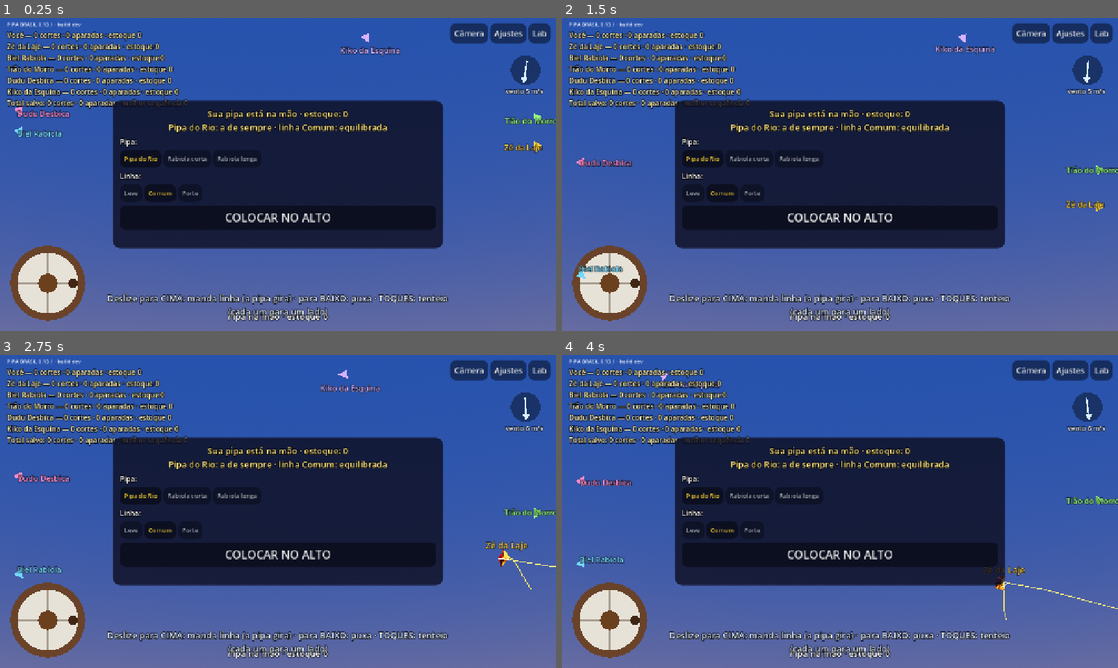
Above: before the commit, frames 1-4 (two rows, left to right).
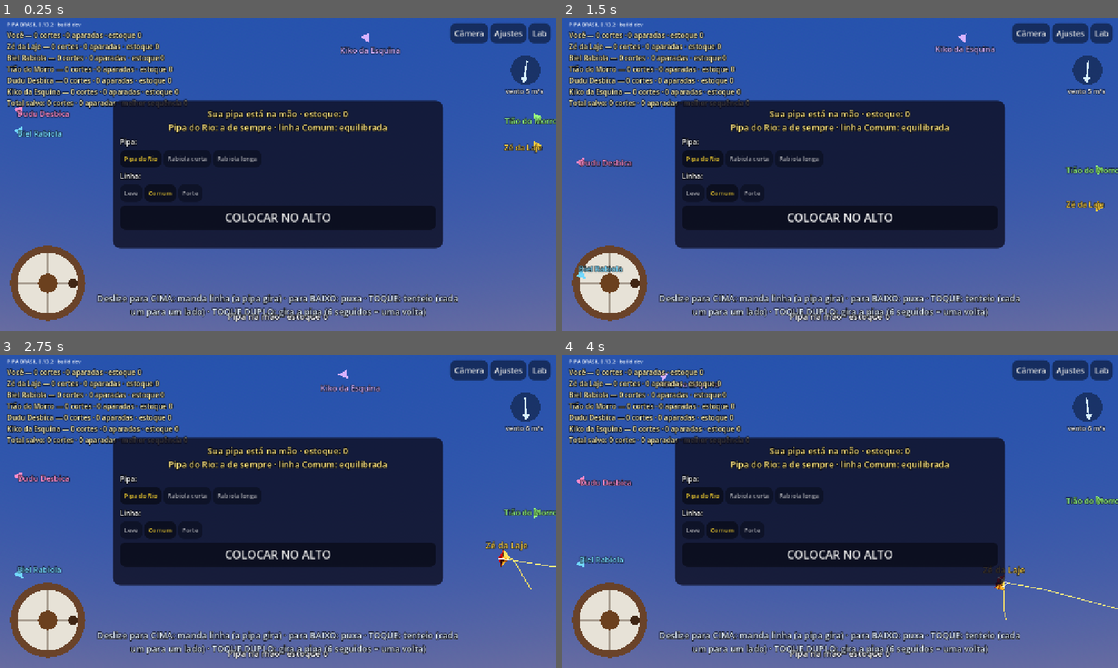
Above: after the commit, the same moments.

Repository: lucaskaeller201-ui/Pipa-Brasil
Game: Godot game, scene res://scenes/main/main.tscn
Two runs of this game, one before a commit and one after it. Both use one fixed random seed, a clock stepped at 60 frames per second and the inputs below.
Inputs (mouse positions are in pixels of both pictures, inside the frame that each line leads up to):
- Up to frame 1 (0.25 s): no input
- Up to frame 2 (1.5 s): tap Enter at 0.5 s; move the mouse to (962, 158) at 0.52 s; hold Right 0.53-1.25 s; tap Z at 0.6 s; click (962, 158) at 0.67 s; tap Space at 0.77 s; drag from (728, 190) to (812, 237) at 1.27 s
- Up to frame 3 (2.75 s): move the mouse to (333, 442) at 2.02 s; hold Right from 2.03 s (still down); tap Q at 2.1 s
- Up to frame 4 (4 s): release Right at 2.75 s; drag from (812, 574) to (673, 464) at 2.77 s; move the mouse to (1006, 558) at 3.52 s; hold A from 3.53 s (still down); tap Z at 3.6 s; tap Space at 3.77 s

The runs differ from the first frame. In frame 1, 2.3% of the frame differs, in the area x 9-83%, y 1-96%; in frame 2, 2.3%; in frame 3, 2.3%; in frame 4, 2.3%.

Commit message:
0.13.2: tenteio como antes; toque duplo dá a volta (D-039)
Co-Authored-By: Claude Opus 5.5 <noreply@anthropic.com>
Claude-Session: https://claude.ai/code/session_01VcBVPpGPHbKMkWY2F5CwiY

Diff:
--- a/game/match/livre.gd
+++ b/game/match/livre.gd
@@ -58,11 +58,16 @@
 var _embalo := 0.0              # m/s de linha ainda saindo pelo embalo da carretilha
 var _toque_ate := -1.0          # até quando a mão recolhe a folga do desbico
 var _ultimo_lado := 1.0         # lado do último tenteio
-var _ultimo_toque := -99.0      # instante do último tenteio (s)
-## Toques seguidos (menos que isso entre eles) continuam girando para o mesmo
-## lado: dá a volta de 360° com a pipa. Com pausa, o próximo vai para o outro
-## lado (desbica da esquerda para a direita). D-038.
-const TOQUE_SEGUIDO_S := 0.45
+var _ultimo_toque := -99.0      # instante do último toque (s)
+var _ultimo_duplo := -99.0      # instante do último toque duplo (s)
+var _sentido_volta := 0.0       # sentido do giro na volta com a pipa
+## Tenteio (D-039), como no Pipa Combate:
+## - toque simples: cada toque para um lado (desbica da esquerda para a direita);
+## - toque DUPLO (dois toques rápidos): a pipa continua girando no mesmo
+##   sentido; uns 6 toques duplos seguidos dão a volta inteira (360°).
+const TOQUE_DUPLO_S := 0.3      ## s entre os dois toques do toque duplo
+const VOLTA_SEGUE_S := 0.9      ## s: toque duplo logo depois de outro continua a volta
+const VOLTA_SEGUNDO_TOQUE := 0.1   ## o 2º toque do duplo é só um empurrãozinho
 
 # interface
 var _placar: Label
@@ -296,16 +301,29 @@
 		d["puxou"] = true   # este dedo é de puxar (enquanto estiver na tela)
 
 
-## Tenteio pelo toque: seguido do anterior, mesmo lado (dá a volta); depois de
-## uma pausa, troca de lado.
+## Tenteio pelo toque (D-039): toque simples alterna o lado; o toque duplo
+## continua girando no mesmo sentido (vários seguidos dão a volta).
 func _tentear() -> void:
 	var agora := Time.get_ticks_msec() / 1000.0
-	var lado := _ultimo_lado if agora - _ultimo_toque < TOQUE_SEGUIDO_S else -_ultimo_lado
+	var eu := modo.you()
+	if eu == null:
+		return
+	if agora - _ultimo_toque < TOQUE_DUPLO_S:
+		# 2º toque do duplo: empurrãozinho no mesmo sentido do 1º.
+		_ultimo_toque = -99.0
+		_ultimo_duplo = agora
+		_sentido_volta = eu.kite.kick_sign
+		_desbicar(_ultimo_lado, _sentido_volta, VOLTA_SEGUNDO_TOQUE)
+		return
 	_ultimo_toque = agora
-	_desbicar(lado)
-
-
-func _desbicar(lado: float) -> void:
+	if agora - _ultimo_duplo < VOLTA_SEGUE_S and _sentido_volta != 0.0:
+		# no meio da volta: o 1º toque do próximo duplo segue girando
+		_desbicar(_ultimo_lado, _sentido_volta, 1.0)
+	else:
+		_desbicar(-_ultimo_lado)
+
+
+func _desbicar(lado: float, sentido := 0.0, escala := 1.0) -> void:
 	var eu := modo.you()
 	if _automatico or eu == null or eu.cut or eu.pilot == null:
 		return
@@ -313,6 +331,8 @@
 	# um lado), sem puxar; o vento traz de volta. Puxe quando apontar certo.
 	_ultimo_lado = lado
 	eu.input.kick_side = lado
+	eu.input.kick_spin = sentido
+	eu.input.kick_scale = escala
 	eu.pilot.trigger(Pilot.Impulse.DESBICAR_LADO, modo.world.time)
 	_embalo = 0.0
 
@@ -474,7 +494,7 @@
 	_banner.add_theme_constant_override("outline_size", 12)
 	_banner.visible = false
 	_dica = _rotulo(raiz, 20, Color(0.9, 0.95, 1.0), HORIZONTAL_ALIGNMENT_CENTER)
-	_dica.text = "Deslize para CIMA: manda linha (a pipa gira) · para BAIXO: puxa · TOQUES: tenteio (cada um para um lado)"
+	_dica.text = "Deslize para CIMA: manda linha (a pipa gira) · para BAIXO: puxa · TOQUE: tenteio (cada um para um lado) · TOQUE DUPLO: gira a pipa (6 seguidos = uma volta)"
 	_dica.set_anchors_preset(Control.PRESET_CENTER_BOTTOM)
 	_dica.offset_left = -420.0
 	_dica.offset_right = 420.0
--- a/game/modes/free_mode.gd
+++ b/game/modes/free_mode.gd
@@ -115,6 +115,8 @@
 				var lado := -float(p.get("ultimo_lado", 1.0))
 				p["ultimo_lado"] = lado
 				f.input.kick_side = lado
+				f.input.kick_spin = 0.0
+				f.input.kick_scale = 1.0
 				f.pilot.trigger(Pilot.Impulse.DESBICAR_LADO, t)
 			# Fujão: com a linha laçada (dá para ver), descarrega para escapar.
 			if p["profile"] == "fujao" and _lacado(f):
--- a/project.godot
+++ b/project.godot
@@ -7,7 +7,7 @@
 
 config/name="PIPA BRASIL"
 config/description="Simulador brasileiro de pipas em 3D"
-config/version="0.13.1"
+config/version="0.13.2"
 run/main_scene="res://scenes/main/main.tscn"
 config/features=PackedStringArray("4.7", "Mobile")
 config/icon="res://icon.svg"
--- a/sim/core/flyer.gd
+++ b/sim/core/flyer.gd
@@ -103,10 +103,12 @@
 		var linha := (k.position - hand_position).normalized()
 		var cima := (Vector3.UP - linha * Vector3.UP.dot(linha)).normalized()
 		var direita := linha.cross(cima).normalized()
-		# Sentido fixo visto da mão (horário = direita), não o lado para onde o
-		# bico aponta agora: assim toques seguidos dão a volta inteira (D-038).
-		var s := signf(n.cross(cima).dot(direita))
+		var bico := k.rotation * Vector3.UP
+		var s := signf(n.cross(bico).dot(direita))
 		k.kick_sign = input.kick_side * (s if s != 0.0 else 1.0)
+		if input.kick_spin != 0.0:
+			k.kick_sign = signf(input.kick_spin)   # volta: continua no mesmo sentido (D-039)
+		k.kick_scale = input.kick_scale
 	# Memória da pressão: para a largada (puxa, e solta de uma vez no relô).
 	tension_memo = maxf(tension, tension_memo - 6.0 * h)
 	tenteio_age = 0.0 if k.spin_mode == KiteBody.SpinMode.SPIN_KICK else tenteio_age + h
--- a/sim/kite/kite_body.gd
+++ b/sim/kite/kite_body.gd
@@ -28,6 +28,7 @@
 var drifting := false
 ## Desbico para o lado (D-034): sentido do pulo do bico (+1/-1, no eixo da normal).
 var kick_sign := 1.0
+var kick_scale := 1.0
 ## Puxada (D-034): velocidade da mão puxando e se a linha está esticada; dá
 ## "pressão" para a pipa ir longe para os lados (e até para trás).
 var pull_speed := 0.0
@@ -241,7 +242,7 @@
 				novo = clampf(move_toward(clampf(wnn, -teto, teto), alvo, deg_to_rad(d.spin_give_accel_deg) * h), -teto, teto)
 			SpinMode.SPIN_KICK:
 				# Desbico (D-034): o bico pula para o lado pedido.
-				novo = kick_sign * deg_to_rad(d.spin_kick_rate_deg)
+				novo = kick_sign * kick_scale * deg_to_rad(d.spin_kick_rate_deg)
 				_hold_ang = _nose_ang(nn)
 			SpinMode.SPIN_LOCK:
 				novo = 0.0   # puxando: trava seca, o bico fica onde está (D-033)
--- a/sim/pilot/pilot_input.gd
+++ b/sim/pilot/pilot_input.gd
@@ -16,6 +16,11 @@
 var haul_speed := 0.0
 ## Lado do desbico (D-034): +1 = bico para a direita do pipeiro, -1 = esquerda.
 var kick_side := 1.0
+## Volta com a pipa (D-039): se não for zero, o tenteio gira neste sentido fixo
+## (o mesmo do tenteio anterior), em vez de ir para um lado do céu.
+var kick_spin := 0.0
+## Tamanho do pulo do tenteio (1 = normal).
+var kick_scale := 1.0
 
 
 func clear() -> void:
--- a/tests/scenarios/test_pipa_rio.gd
+++ b/tests/scenarios/test_pipa_rio.gd
@@ -213,20 +213,27 @@
 		assert_true(r["el_min"] > -5.0)
 
 
-## D-038: toques seguidos para o mesmo lado dão a volta inteira com a pipa.
-func test_tenteios_seguidos_dao_a_volta() -> void:
+## D-039: toque simples alterna o lado; 6 toques duplos seguidos dão a volta.
+func test_toques_duplos_dao_a_volta() -> void:
 	var w := _voo()
 	var f: Flyer = w.flyers[0]
 	var giro := 0.0
 	var antes := f.nose_angle_deg()
-	for k in 10:
-		f.input.kick_side = 1.0
-		f.pilot.trigger(Pilot.Impulse.DESBICAR_LADO, w.time)
-		for i in roundi(0.35 / DT):
-			w.step(DT)
-			var agora := f.nose_angle_deg()
-			giro += wrapf(agora - antes, -180.0, 180.0)
-			antes = agora
-	print("      [volta] 10 toques seguidos para o mesmo lado: bico girou %.0f°" % giro)
-	assert_true(absf(giro) >= 330.0, "dá a volta inteira (%.0f°)" % giro)
+	var sentido := 0.0
+	for k in 6:
+		for toque in 2:
+			f.input.kick_side = 1.0
+			f.input.kick_spin = sentido
+			f.input.kick_scale = 1.0 if toque == 0 else 0.1
+			f.pilot.trigger(Pilot.Impulse.DESBICAR_LADO, w.time)
+			for i in roundi((0.15 if toque == 0 else 0.35) / DT):
+				w.step(DT)
+				var agora := f.nose_angle_deg()
+				giro += wrapf(agora - antes, -180.0, 180.0)
+				antes = agora
+			sentido = f.kite.kick_sign
+	f.input.kick_spin = 0.0
+	f.input.kick_scale = 1.0
+	print("      [volta] 6 toques duplos: bico girou %.0f°" % giro)
+	assert_true(absf(giro) >= 300.0 and absf(giro) <= 480.0, "6 toques duplos dão uma volta (%.0f°)" % giro)
 	assert_true(w.is_finite_state())
Not shown, changed: export_presets.cfg
Not shown, changed: docs/changelog.md
Not shown, changed: docs/decisoes.md
Not shown, changed: docs/progresso.md
